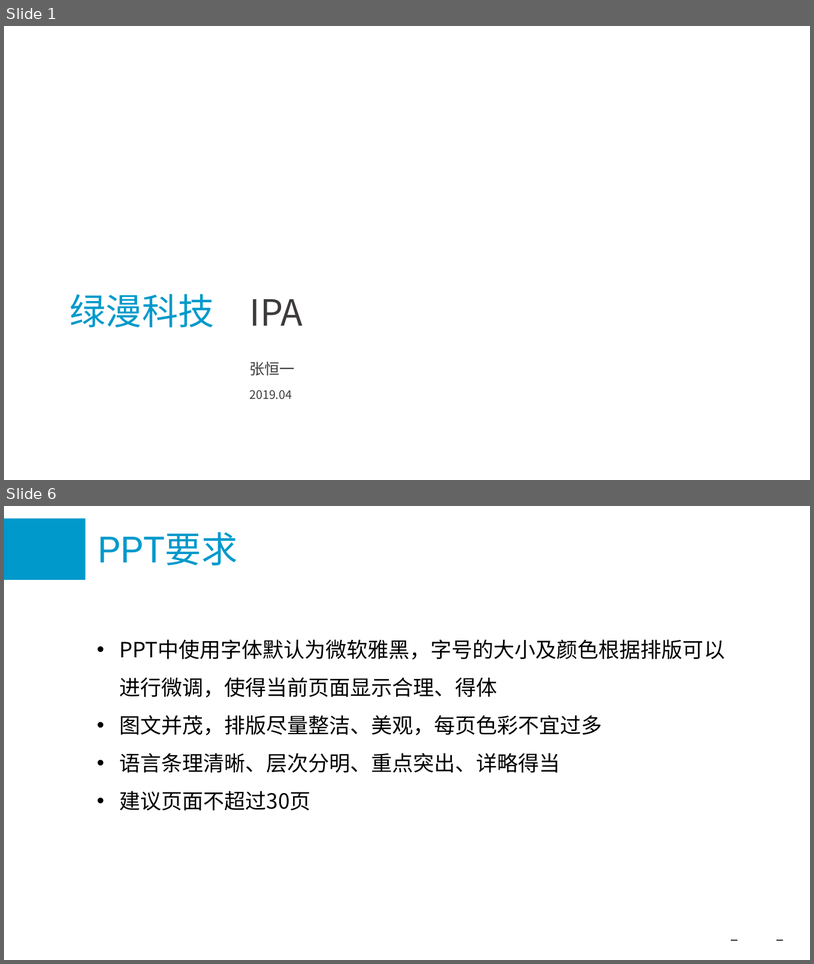
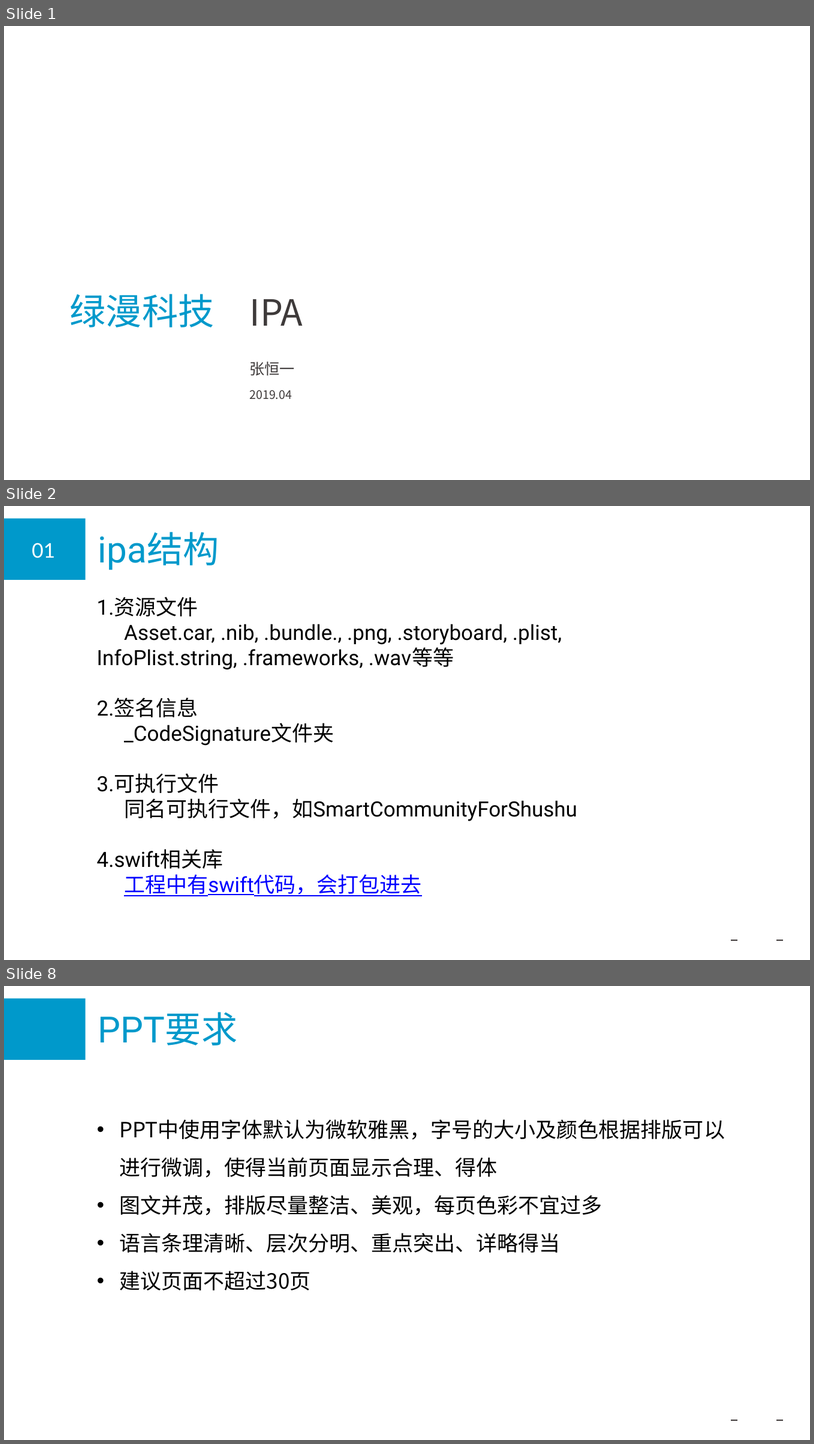
Before and after one commit to hengyizhangcn/filesBackup, a slide deck: IPA.pptx. Shown one above the other, each under a label of ours: slides 1 and 6 before the commit, slides 1, 2 and 8 after it; the slides between them are not shown. The pictures are 814x964 and 814x1444 pixels, drawn with LibreOffice and Linux fonts; fonts in the diff are those of the drawing; background and template pictures are left out. Boxes give left, top, right and bottom in pixels: in the first picture for what was removed or moved away, otherwise in the second. Text is boxed around its words. In the diff, an @@ line names an element or a change of style, - is before the commit and + after.

```diff
--- a/IPA.pptx
+++ b/IPA.pptx
@@ slide 2 added at (4, 506, 810, 960), background #FFFFFF; not listed: 3 template elements that a slide beside it also shows @@
@@ title added at (98, 532, 219, 570), 86 pt, text #0099CB @@
+ipa结构
@@ text added at (32, 543, 55, 558), 48 pt, text #FFFFFF @@
+01
@@ text added at (97, 597, 578, 896), 50 pt, text #000000 @@
+1.资源文件
+Asset.car, .nib, .bundle., .png, .storyboard, .plist, InfoPlist.string, .frameworks, .wav等等
+2.签名信息
+_CodeSignature文件夹
+3.可执行文件
+同名可执行文件，如SmartCommunityForShushu
+4.swift相关库
+工程中有swift代码，会打包进去
@@ what was slide 6 is now slide 8 @@
```
Also in this commit, not shown: 1 slide changed, 4 other slides added, 3 slides removed.
